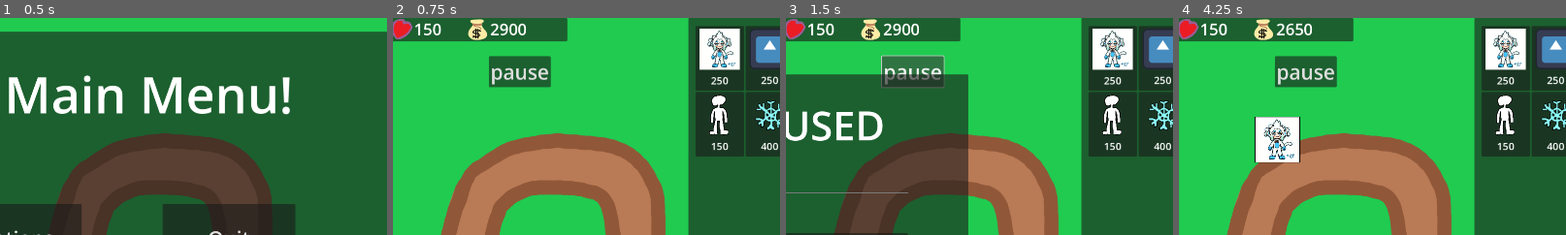
Above: before the commit, frames 1-4 (left to right).
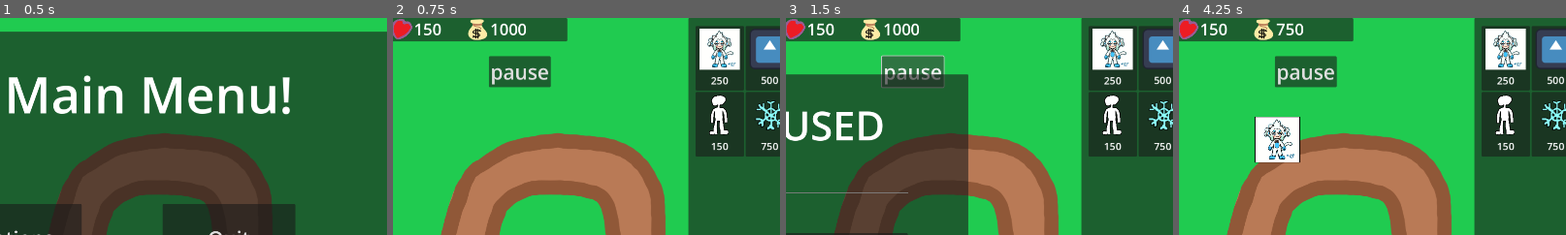
Above: after the commit, the same moments.

Repository: VitaminTree/Minki-Tower-Defense
Game: Godot game, scene res://UI/MainMenu.tscn
The game is run twice, just before and just after one commit, with the same random seed, the same clock (stepped at 60 frames per second) and the same inputs. The engine's default icon, where the game draws it, is replaced by a stand-in: a white triangle on a blue panel in a dark square.
Inputs (mouse positions are % of the whole screen's width and height, from its top left):
- Up to frame 1 (0.5 s): no input
- Up to frame 2 (0.75 s): click "Play" at 0.5 s
- Up to frame 3 (1.5 s): click "pause" at 1.25 s
- Up to frame 4 (4.25 s): click "Continue" at 2 s; click "Next Wave" at 2.75 s; tap Enter at 3.5 s; drag from (89, 9) to (60, 28) at 3.52 s
The pictures show only the part of the screen within x 47-97%, y 0-50%; the shares and areas given below are measured in that part.

Frame 1 is identical in both runs. In frame 2, 0.3% of the frame differs, in the area x 25-98%, y 2-62%; in frame 3, 0.3%; in frame 4, 0.4%.

Commit message:
Balance changes
Enemies generally have less hp and are slower
Start with much less money
The tower that inflict slow no longer has effectively infinite penetration

Diff:
--- a/Enemies/Dragoon.tscn
+++ b/Enemies/Dragoon.tscn
@@ -10,7 +10,8 @@
 
 [node name="enemy_Dragoon" type="CharacterBody2D" groups=["Enemy"]]
 script = ExtResource("1_wqbbq")
-speed = 450
+healthpoints = 3
+speed = 300
 damage = 10
 payment = 50
 
@@ -28,6 +29,7 @@
 offset_top = -54.0
 offset_right = 50.0
 offset_bottom = -44.0
+step = 0.0
 value = 99.0
 texture_over = ExtResource("3_2x1xh")
 texture_progress = ExtResource("4_a62ah")
--- a/Enemies/Wisp.tscn
+++ b/Enemies/Wisp.tscn
@@ -11,7 +11,7 @@
 [node name="enemy_Wisp" type="CharacterBody2D" groups=["Enemy"]]
 input_pickable = true
 script = ExtResource("1_rnsfu")
-healthpoints = 10
+healthpoints = 2
 damage = 5
 
 [node name="Wisp2" type="Sprite2D" parent="."]
@@ -28,6 +28,7 @@
 offset_top = -54.0
 offset_right = 50.0
 offset_bottom = -44.0
+step = 0.0
 value = 99.0
 texture_over = ExtResource("3_jwq3f")
 texture_progress = ExtResource("4_tb64i")
--- a/Items/fish.gd
+++ b/Items/fish.gd
@@ -1,7 +1,5 @@
 class_name fish extends ItemData
 
-func apply_upgrade(_tower: Tower) -> void:
-	print("EW")
 
 func buff_projectile(dart: Dart) -> void:
 	dart.penetration += 1
--- a/Scripts/Resource Panel.gd
+++ b/Scripts/Resource Panel.gd
@@ -1,6 +1,6 @@
 extends Panel
 
-@export var Health: int = 250
+@export var Health: int = 150
 @export var Money: int = 1000
 
 @onready var hpUI = $HBoxContainer/HealthLabel
--- a/Towers/slowdownDart.tscn
+++ b/Towers/slowdownDart.tscn
@@ -9,7 +9,6 @@
 [node name="speedReducingDart" type="Area2D"]
 script = ExtResource("1_h8w7q")
 speed = 750
-penetration = 500
 
 [node name="CollisionShape2D" type="CollisionShape2D" parent="."]
 position = Vector2(-2, -0.5)
--- a/UI/ui.tscn
+++ b/UI/ui.tscn
@@ -21,8 +21,6 @@
 offset_right = 1340.0
 offset_bottom = 58.0
 script = ExtResource("2_smqts")
-Health = 150
-Money = 2900
 
 [node name="HBoxContainer" type="HBoxContainer" parent="Resource Panel"]
 layout_mode = 0
@@ -89,20 +87,21 @@
 unit = ExtResource("5_kdb6q")
 texture = ExtResource("6_yx21i")
 
-[node name="IceMinkiPanel2" parent="ShopPanel/FlowContainer" instance=ExtResource("1_1ld0t")]
+[node name="SwordMinkiPanel" parent="ShopPanel/FlowContainer" instance=ExtResource("1_1ld0t")]
 layout_mode = 2
+price = 500
 unit = ExtResource("7_iwc5e")
 texture = ExtResource("8_2joi5")
 
-[node name="IceMinkiPanel3" parent="ShopPanel/FlowContainer" instance=ExtResource("1_1ld0t")]
+[node name="BasicMinkiPanel" parent="ShopPanel/FlowContainer" instance=ExtResource("1_1ld0t")]
 layout_mode = 2
 price = 150
 unit = ExtResource("7_03ng4")
 texture = ExtResource("8_lc4wy")
 
-[node name="TowerPanel" parent="ShopPanel/FlowContainer" instance=ExtResource("1_1ld0t")]
+[node name="FreezeMinkiPanel" parent="ShopPanel/FlowContainer" instance=ExtResource("1_1ld0t")]
 layout_mode = 2
-price = 400
+price = 750
 unit = ExtResource("11_0f5dw")
 texture = ExtResource("12_hu68y")
 
--- a/main.tscn
+++ b/main.tscn
@@ -77,6 +77,7 @@
 theme_override_font_sizes/font_size = 25
 text = "Click to begin"
 label_settings = SubResource("LabelSettings_audou")
+horizontal_alignment = 1
 
 [connection signal="mouse_entered" from="Track/Path" to="Track" method="_on_path_mouse_entered"]
 [connection signal="mouse_exited" from="Track/Path" to="Track" method="_on_path_mouse_exited"]
